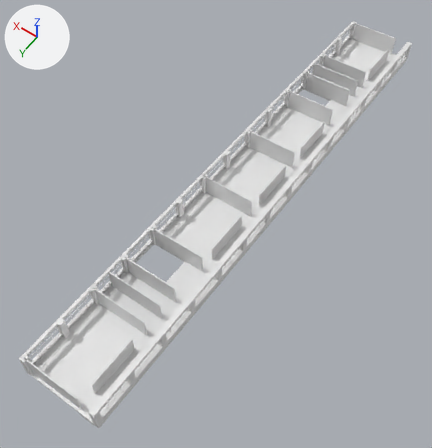
An edit to the OBJ model models/koyo/3dMap_south_4F.obj, drawn before and after from the same camera.
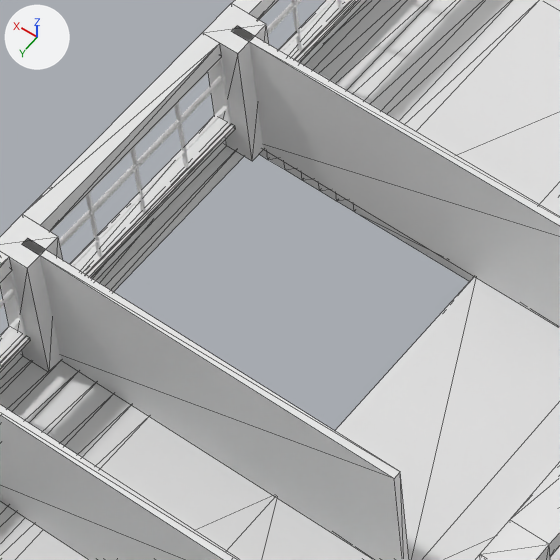
The first picture shows the older version from a camera (50 mm lens) standing at (-8.5, 47.5, 70.7) and looking at (20.3, 7.2, 7.4). The close-ups show both versions on the part from 28% to 45% of the width and 50% to 67% of the height of that picture. Every picture has the same lights, and +X, +Y and +Z are marked at upper left. The close-ups show mesh edges as thin lines. Where no turn or scale is listed for an object, it has been applied to the vertices.

Objects in the first close-up: 'floor_4F_Cube.012', 'overWindow_4F-2_立方体.002', 'overWindow_4F_立方体.086', 'pillar_4F_立方体.111', 'underWindow_4F_立方体.007', 'wall_Math2~W4F1_立方体.176', 'wall_Str4F1~1D_立方体.050', 'wall_W4F1~Str4F1_立方体.134', 'window_4F_立方体.009'.
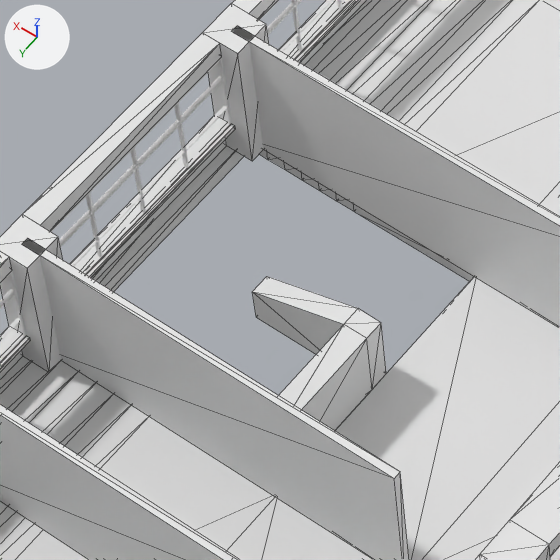
What the commit changed:
Mesh me_str_4f_立方体_018 is new.
It has 32 vertices, 56 faces and spans x 18.7..21.2, y -21.0..21.0, z 10.1..11.6.
Object 'Str_4F_立方体.018' (ob_str_4f_立方体_018) is new; it shows me_str_4f_立方体_018.
Its location is (0.0, 0.0, 0.0).

Changed parts and their boxes (x1, y1, x2, y2) in the close-ups (560 x 560 px):
'Str_4F_立方体.018', added: after (253, 276, 386, 431)
